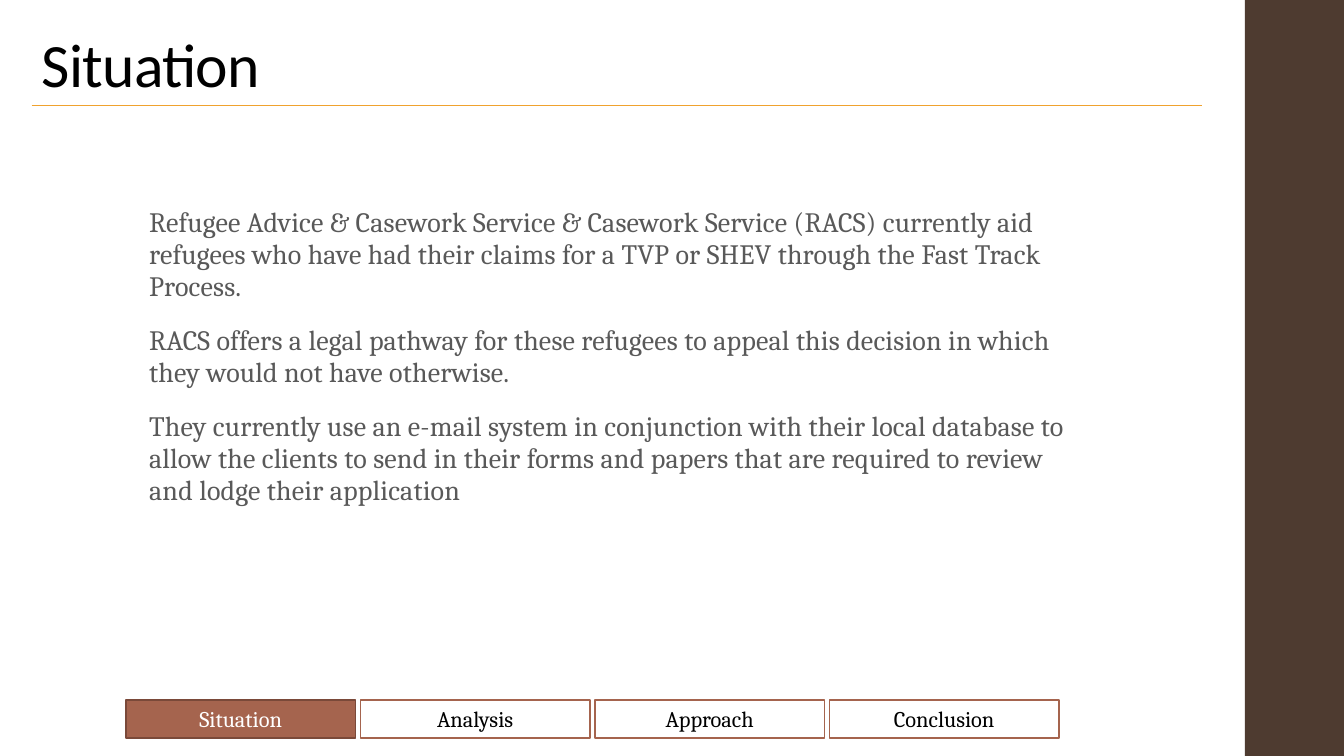
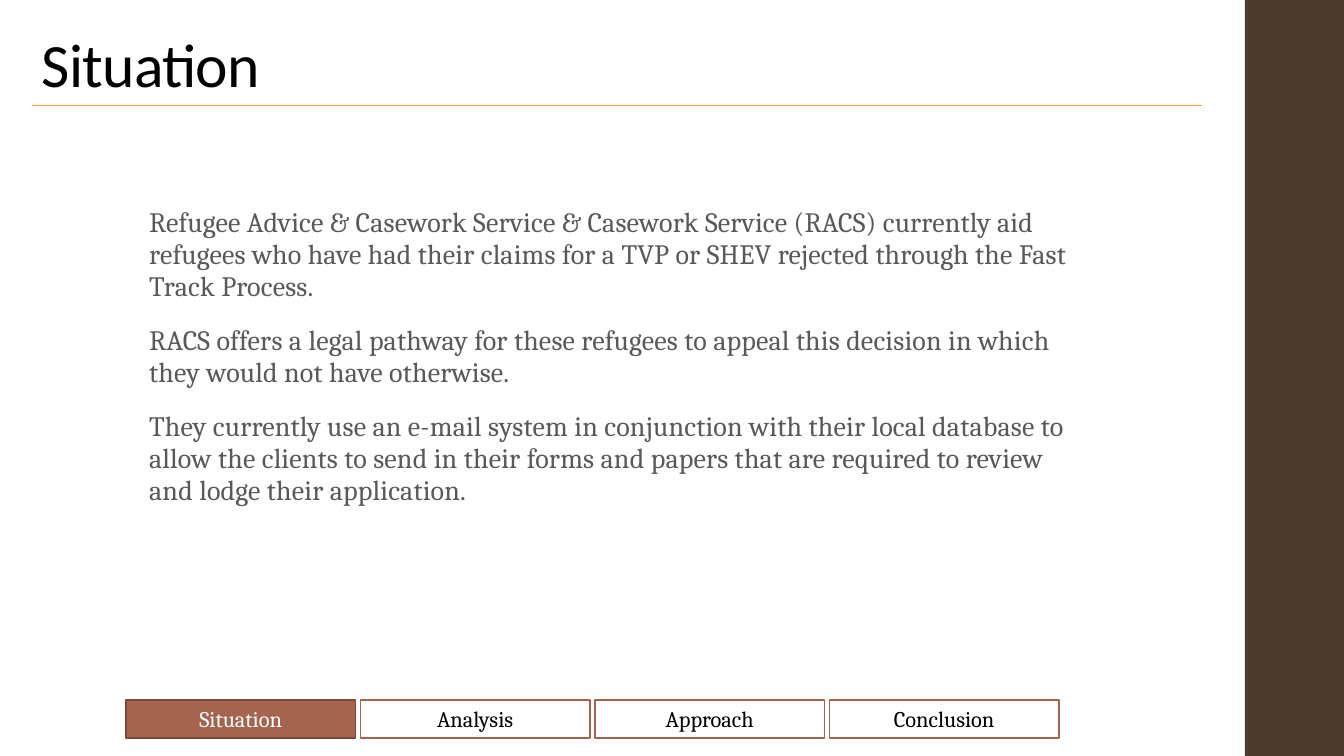
Before and after one commit to Shenganigans/HackJustice-Group-8, a slide deck: slide 3 of notes/Hackathon.pptx. Drawn at 1344x756 pixels with LibreOffice and Linux fonts; fonts in the diff are those of the drawing. Boxes give left, top, right and bottom in pixels: in the first picture for what was removed or moved away, otherwise in the second. Text is boxed around its words. In the diff, an @@ line names an element or a change of style, - is before the commit and + after.

```diff
--- a/notes/Hackathon.pptx
+++ b/notes/Hackathon.pptx
@@ text at <box>149,212,1066,296</box>: text changed @@
-Refugee Advice & Casework Service & Casework Service (RACS) currently aid refugees who have had their claims for a TVP or SHEV through the Fast Track Process.
+Refugee Advice & Casework Service & Casework Service (RACS) currently aid refugees who have had their claims for a TVP or SHEV rejected through the Fast Track Process.
@@ text at <box>149,416,1063,506</box>: text changed @@
-They currently use an e-mail system in conjunction with their local database to allow the clients to send in their forms and papers that are required to review and lodge their application
+They currently use an e-mail system in conjunction with their local database to allow the clients to send in their forms and papers that are required to review and lodge their application.
```
Also in this commit, not shown: 8 other slides changed, 11 slides added, 9 slides removed.
